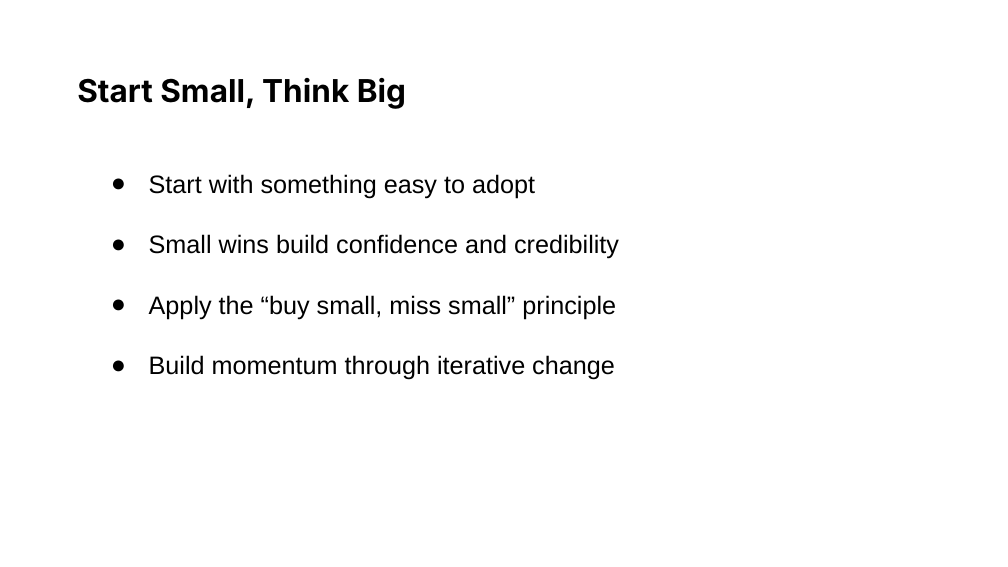
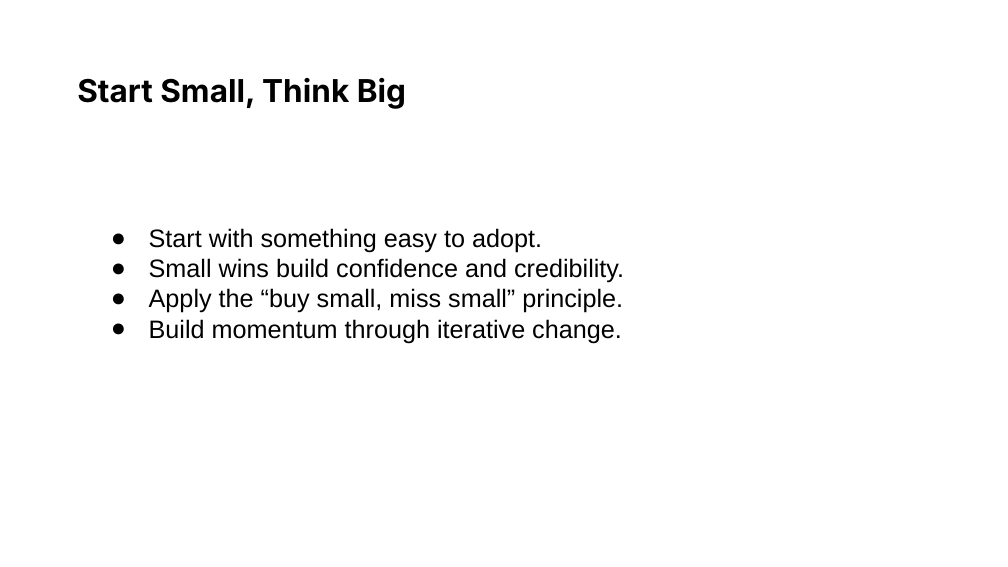
Before and after one commit to usds/ditap-curriculum-update, a slide deck: slide 92 of 3_Curriculum/3B_DITAP-Core-Curriculum/Module-5/In-Class-Materials/Module 5 Slide Deck.pptx. Drawn at 1008x567 pixels with LibreOffice and Linux fonts; fonts in the diff are those of the drawing. Boxes give left, top, right and bottom in pixels: in the first picture for what was removed or moved away, otherwise in the second. Text is boxed around its words. In the diff, an @@ line names an element or a change of style, - is before the commit and + after.

```diff
--- a/3_Curriculum/3B_DITAP-Core-Curriculum/Module-5/In-Class-Materials/Module 5 Slide Deck.pptx
+++ b/3_Curriculum/3B_DITAP-Core-Curriculum/Module-5/In-Class-Materials/Module 5 Slide Deck.pptx
@@ text at [149,228,624,343]: text changed @@
-● Start with something easy to adopt
-● Small wins build confidence and credibility
-● Apply the “buy small, miss small” principle
-● Build momentum through iterative change
+● Start with something easy to adopt.
+● Small wins build confidence and credibility.
+● Apply the “buy small, miss small” principle.
+● Build momentum through iterative change.
```
Also in this commit, not shown: 90 other slides changed.
